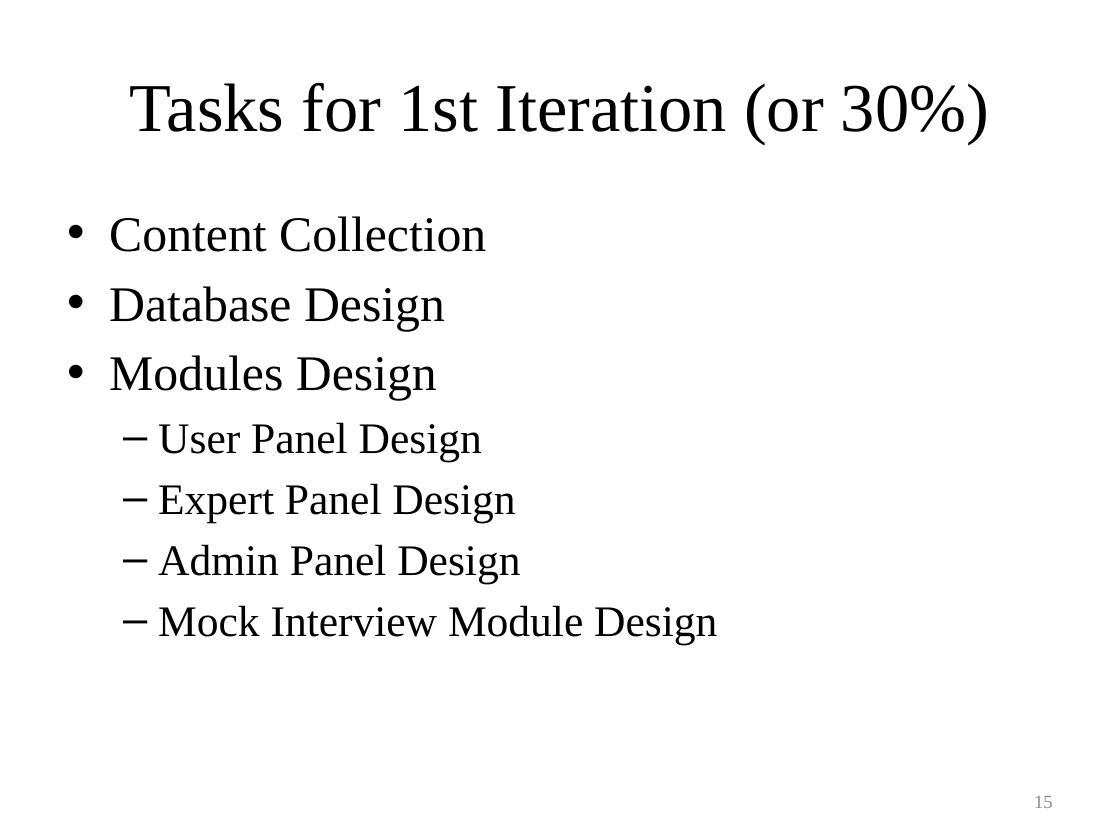
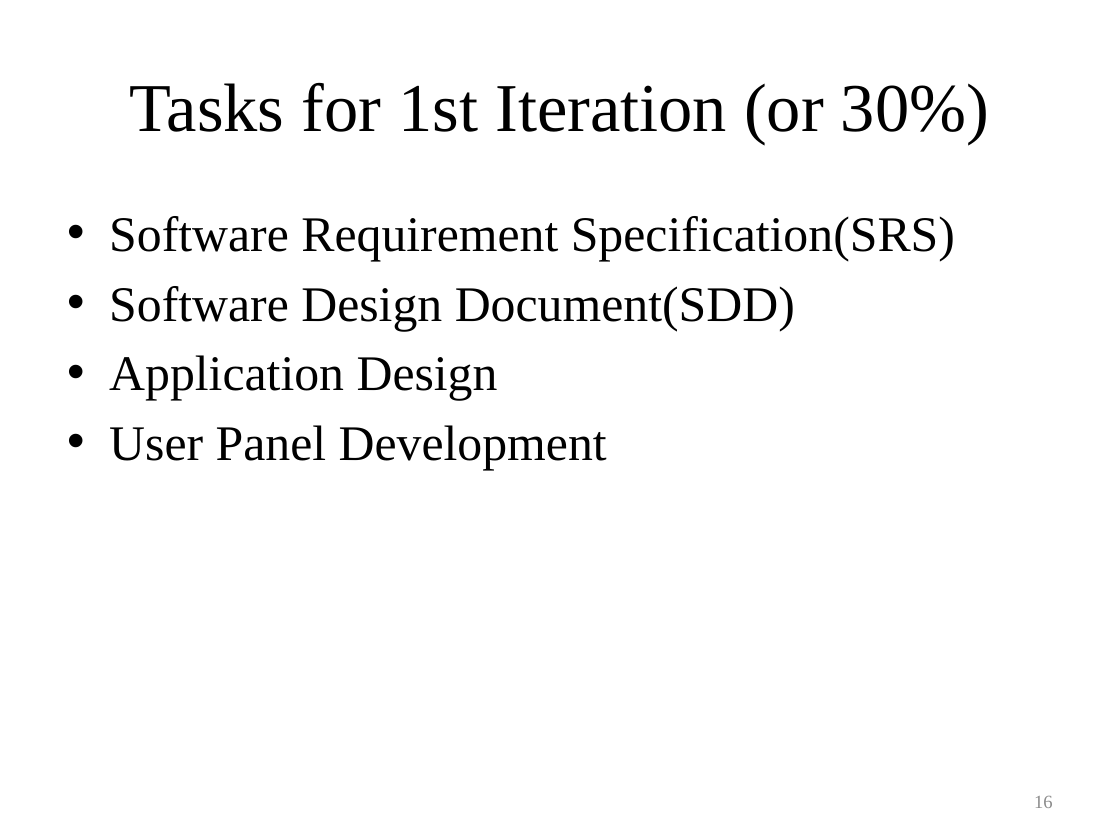
Before and after one commit to HozefaRizvi/InterviewPrepApp, a slide deck: slide 16 of Documentation/10% Documentation/Interview Preparation Application (Presentation).pptm (slide 15 before the commit). Drawn at 1120x840 pixels with LibreOffice and Linux fonts; fonts in the diff are those of the drawing. Boxes give left, top, right and bottom in pixels: in the first picture for what was removed or moved away, otherwise in the second. Text is boxed around its words. In the diff, an @@ line names an element or a change of style, - is before the commit and + after.

```diff
--- a/Documentation/10% Documentation/Interview Preparation Application (Presentation).pptm
+++ b/Documentation/10% Documentation/Interview Preparation Application (Presentation).pptm
@@ text at bbox=[109, 216, 955, 470]: text changed; size 28 to 32 pt @@
-• Content Collection
-• Database Design
-• Modules Design
-  – User Panel Design
-  – Expert Panel Design
-  – Admin Panel Design
-  – Mock Interview Module Design
+• Software Requirement Specification(SRS)
+• Software Design Document(SDD)
+• Application Design
+• User Panel Development
@@ page number at bbox=[1034, 796, 1053, 808]: text changed @@
-15
+16
```
Also in this commit, not shown: 2 other slides changed, 1 slide added, 3 other files.
